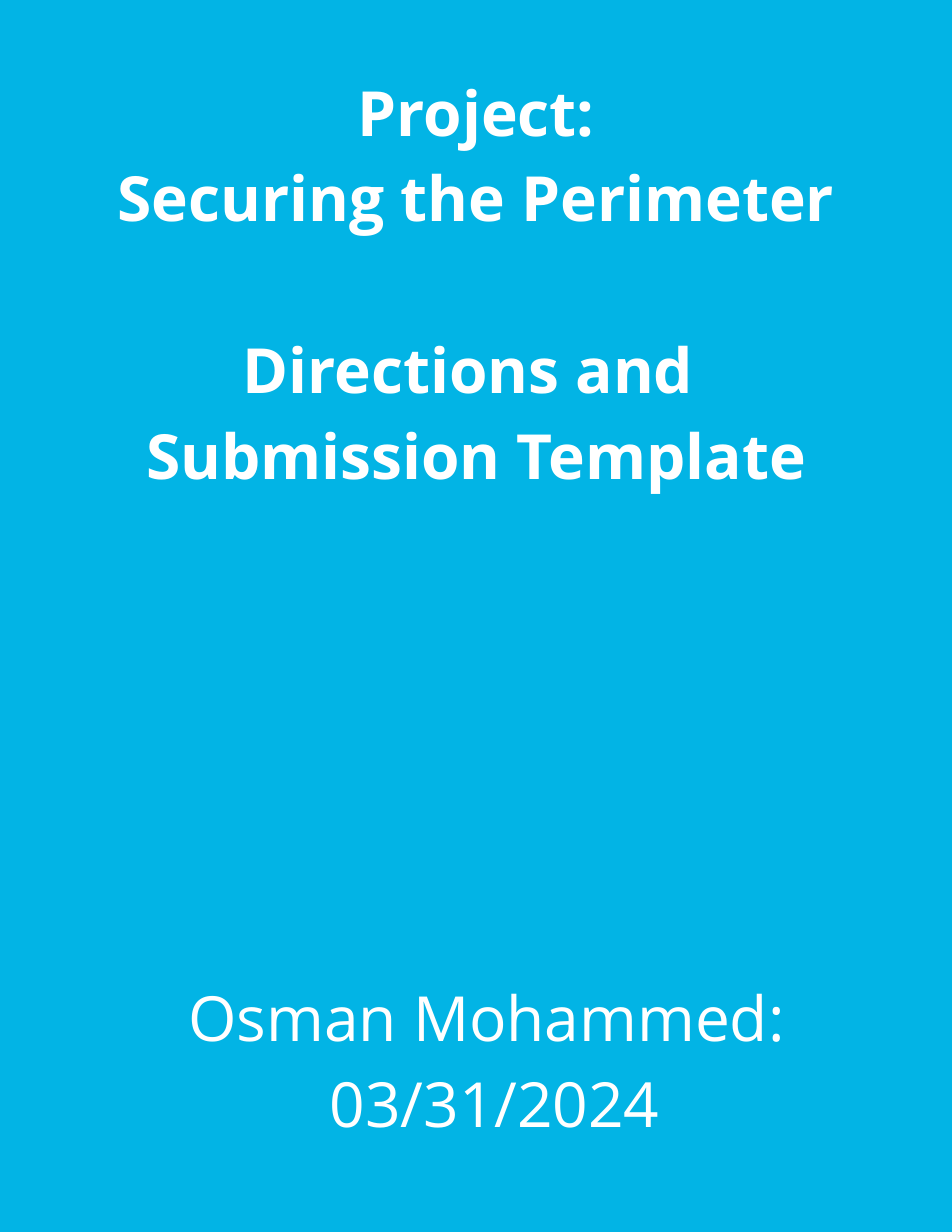
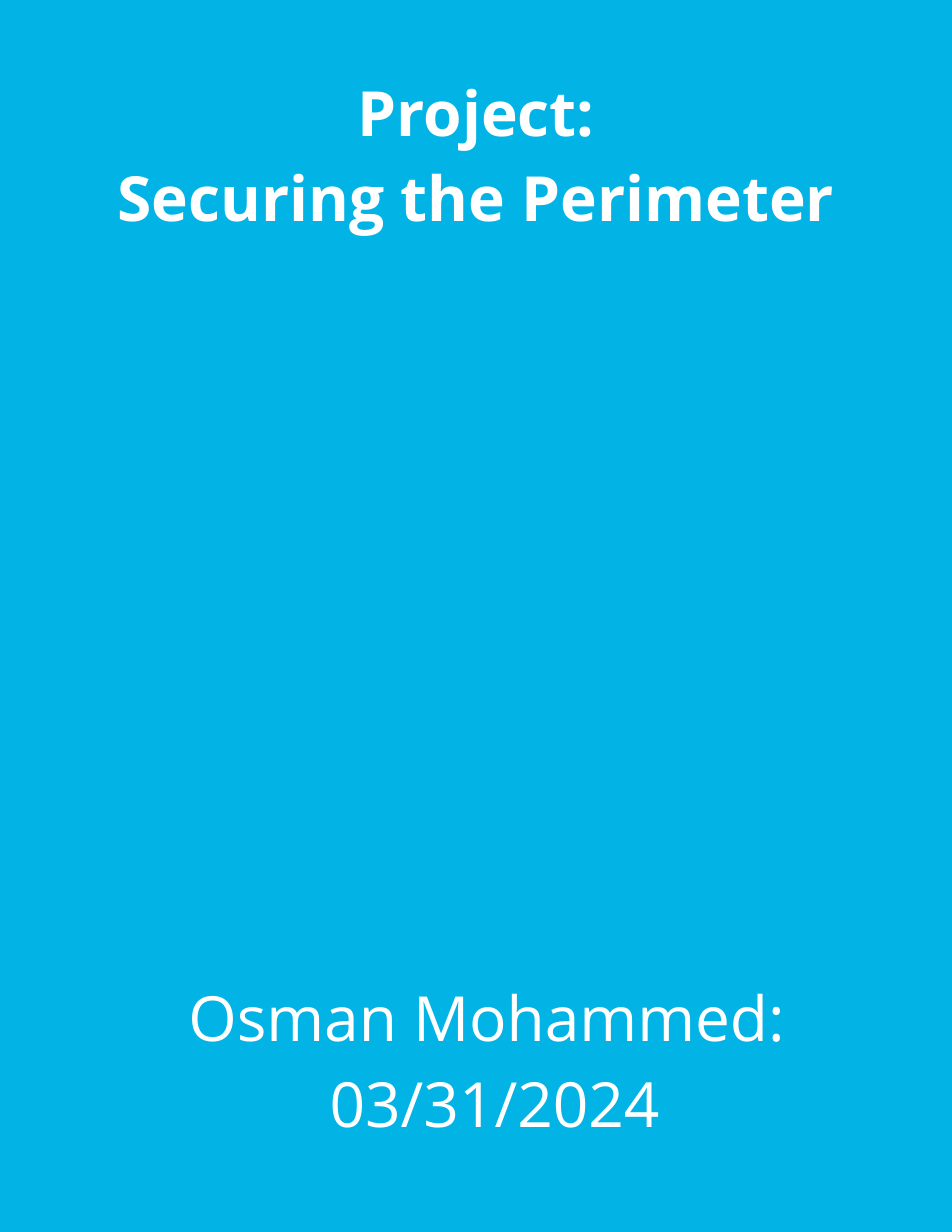
Before and after one commit to osman-software-engineer/enterprise-perimeter-and-network-security, a slide deck: slide 1 of phase-1/CyberSecurity Implementation Plan.pptx. Drawn at 952x1232 pixels with LibreOffice and Linux fonts; fonts in the diff are those of the drawing; background and template pictures are left out. Boxes give left, top, right and bottom in pixels: in the first picture for what was removed or moved away, otherwise in the second. Text is boxed around its words. In the diff, an @@ line names an element or a change of style, - is before the commit and + after.

```diff
--- a/phase-1/CyberSecurity Implementation Plan.pptx
+++ b/phase-1/CyberSecurity Implementation Plan.pptx
@@ title at (146,345,806,494): paragraphs removed @@
-Directions and
-Submission Template
```
Also in this commit, not shown: 1 slide removed, 1 other file.
